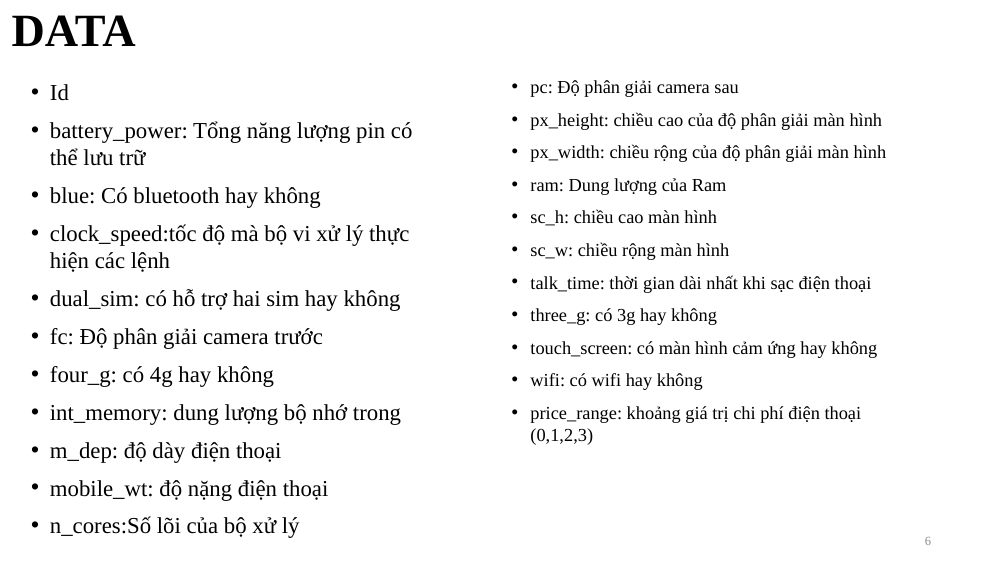
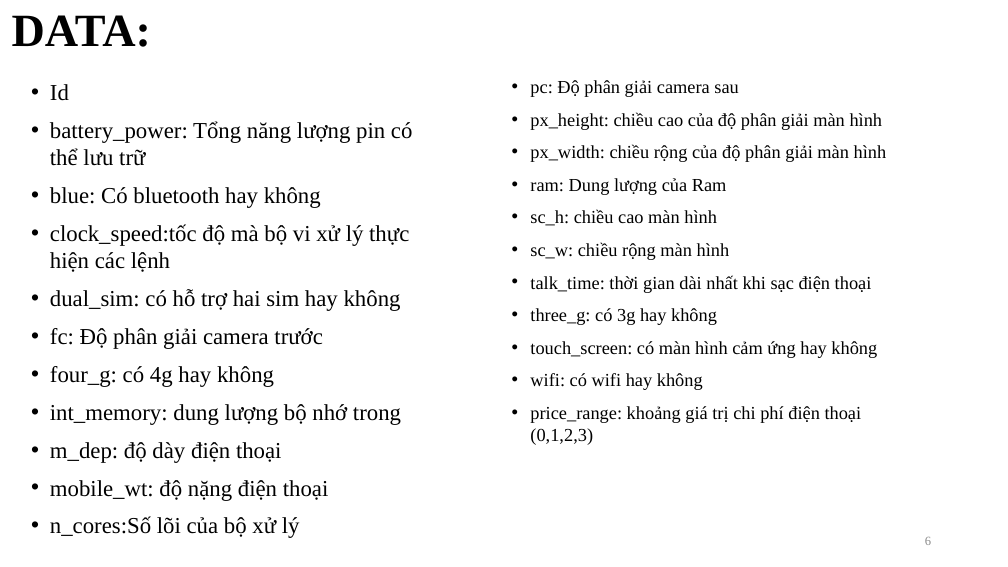
Before and after one commit to quocdunglxag123/Project-DM-Nhom10, a slide deck: slide 6 of Nhom10-report.pptx. Drawn at 1008x567 pixels with LibreOffice and Linux fonts; fonts in the diff are those of the drawing. Boxes give left, top, right and bottom in pixels: in the first picture for what was removed or moved away, otherwise in the second. Text is boxed around its words. In the diff, an @@ line names an element or a change of style, - is before the commit and + after.

```diff
--- a/Nhom10-report.pptx
+++ b/Nhom10-report.pptx
@@ title at (12,15,151,47): text changed @@
-DATA
+DATA:
```
Also in this commit, not shown: 1 other slide changed, 1 slide added, 1 other file.
